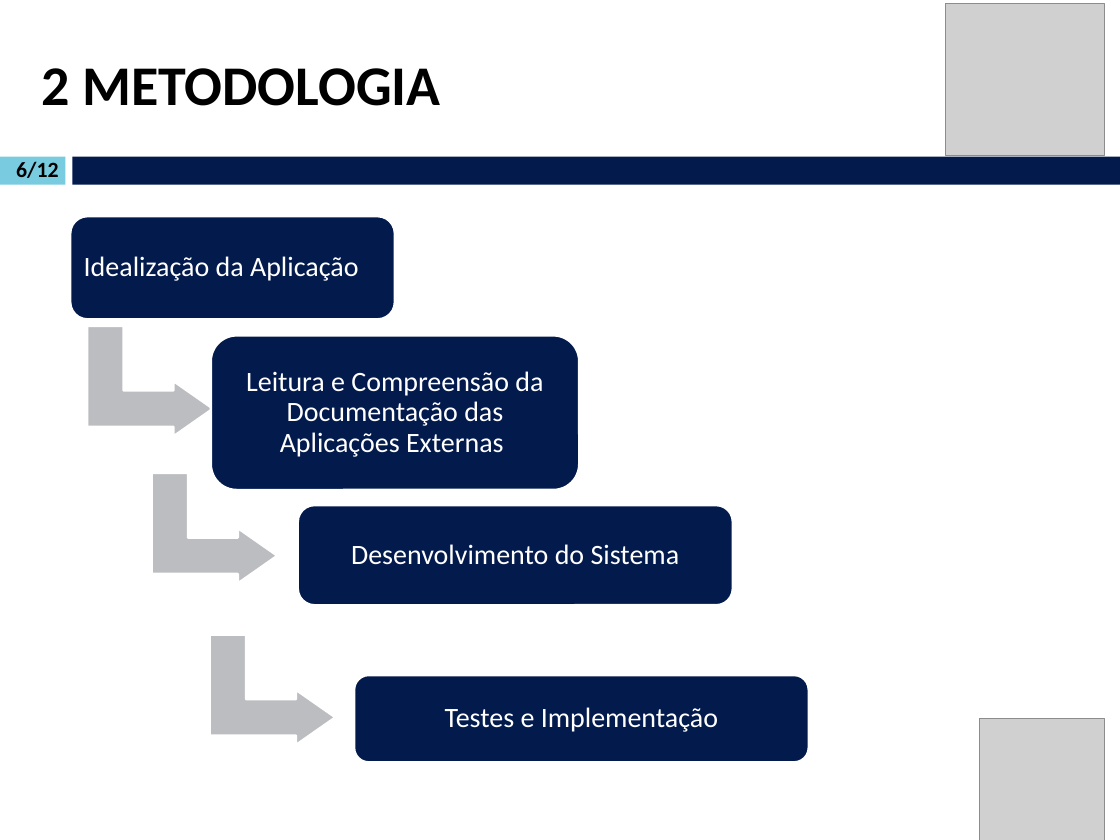
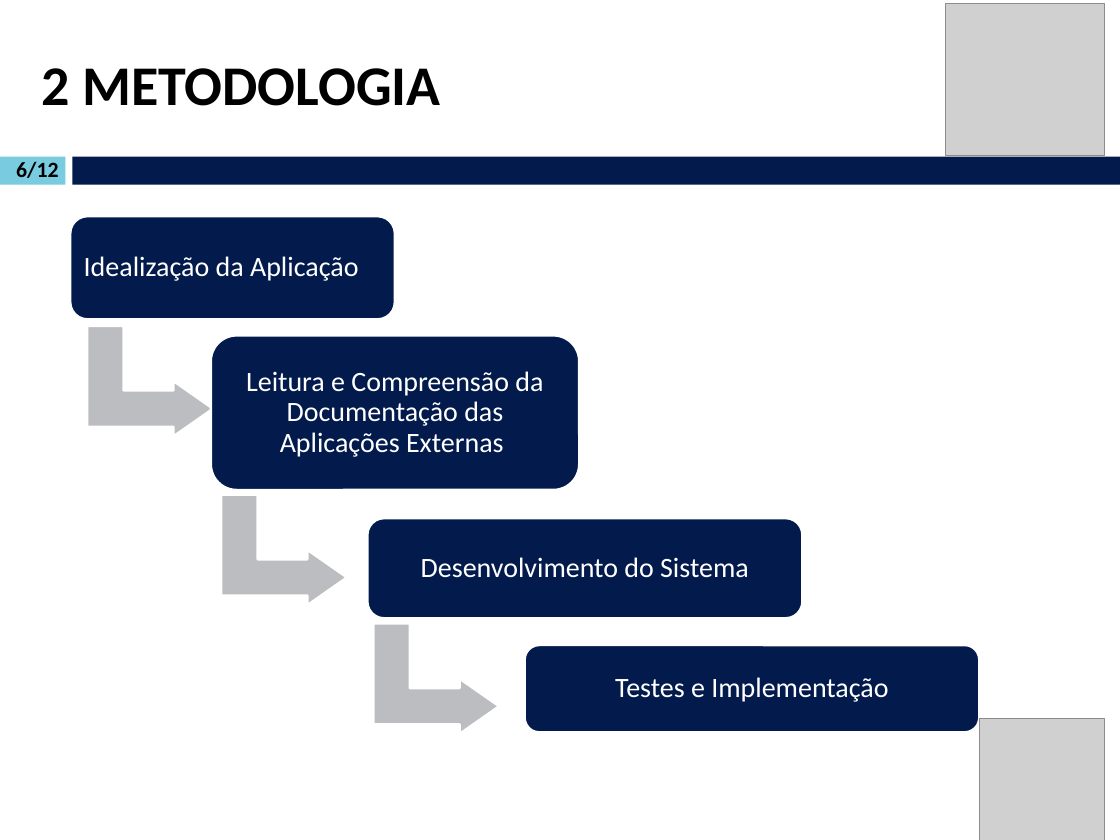
Before and after one commit to ArthurCunhaLima/ProjetoIntegrado, a slide deck: slide 6 of util/MODELO APRESENTAÇÃO - TÓPICOS INTEGRADORES.pptx. Drawn at 1120x840 pixels with LibreOffice and Linux fonts; fonts in the diff are those of the drawing; grey boxes stand for pictures. Boxes give left, top, right and bottom in pixels: in the first picture for what was removed or moved away, otherwise in the second. Text is boxed around its words. In the diff, an @@ line names an element or a change of style, - is before the commit and + after.

```diff
--- a/util/MODELO APRESENTAÇÃO - TÓPICOS INTEGRADORES.pptx
+++ b/util/MODELO APRESENTAÇÃO - TÓPICOS INTEGRADORES.pptx
@@ bent up arrow: place and size @@
-bent up arrow at [152, 473, 277, 584]
+bent up arrow at [221, 494, 347, 605]
@@ rounded rectangle: place and size @@
-rounded rectangle at [298, 505, 732, 605]
+rounded rectangle at [367, 519, 802, 618]
@@ text "Desenvolvimento do Sistema": place and size @@
-text "Desenvolvimento do Sistema" at [351, 544, 680, 565]
+text "Desenvolvimento do Sistema" at [421, 557, 749, 578]
@@ bent up arrow: place and size @@
-bent up arrow at [210, 634, 335, 745]
+bent up arrow at [374, 623, 499, 734]
@@ rounded rectangle: place and size @@
-rounded rectangle at [354, 675, 809, 763]
+rounded rectangle at [525, 645, 980, 732]
@@ text "Testes e Implementação": place and size @@
-text "Testes e Implementação" at [445, 707, 718, 732]
+text "Testes e Implementação" at [615, 677, 888, 702]
```
Also in this commit, not shown: 2 other slides changed, 2 other files.
